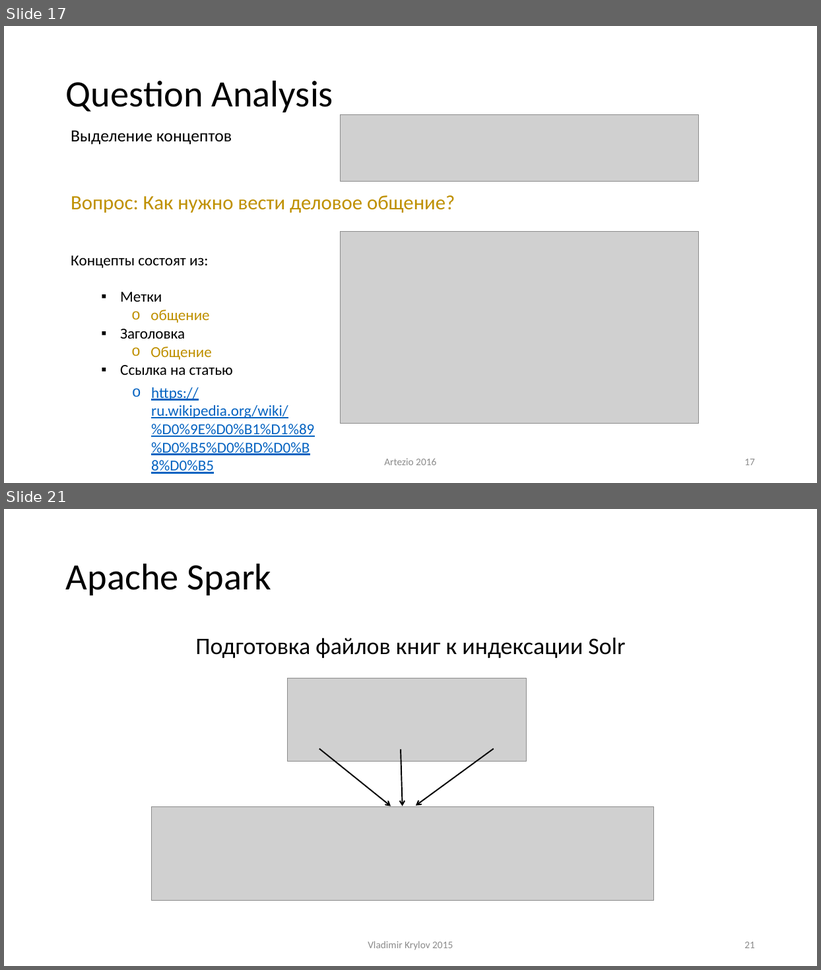
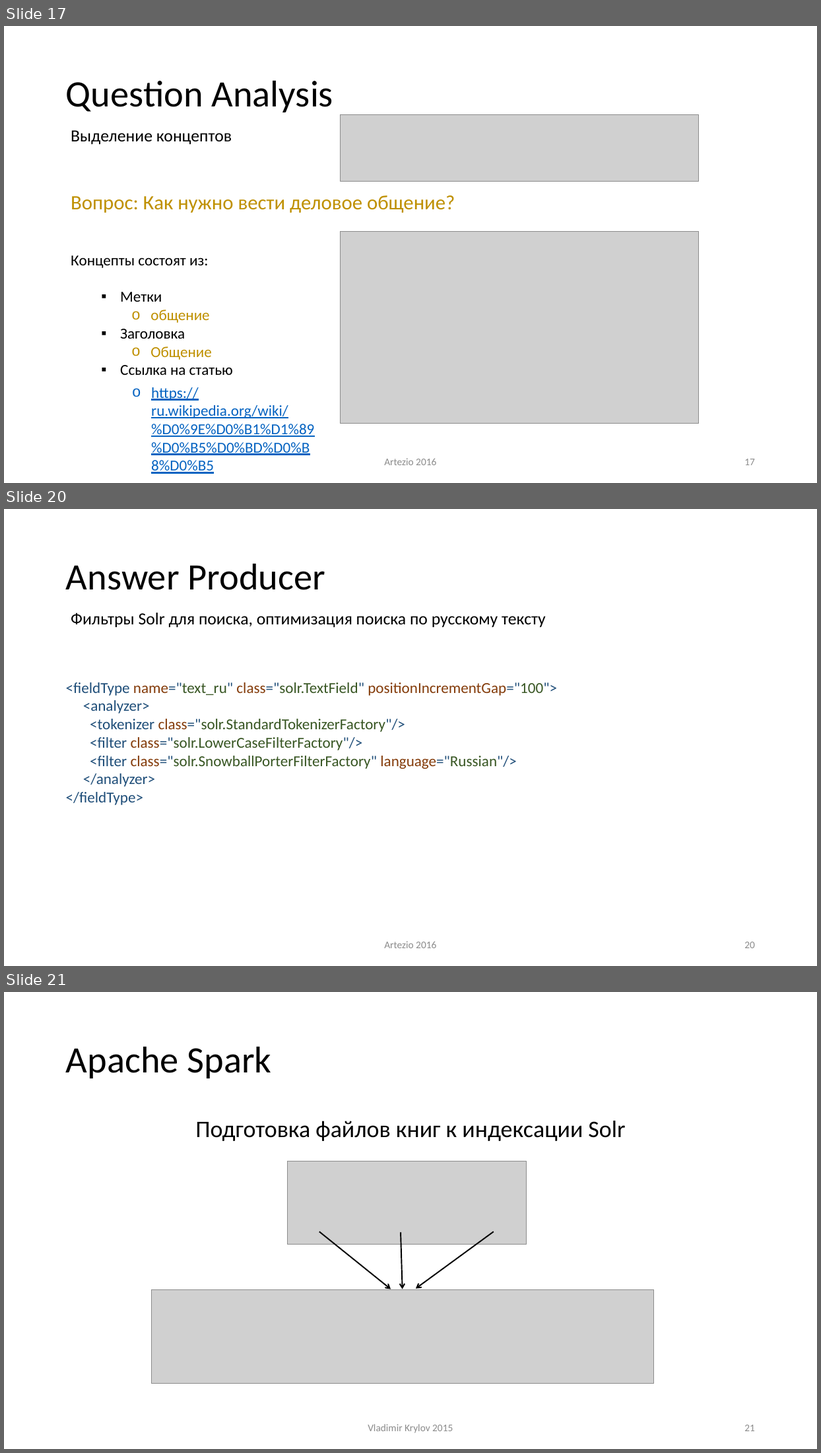
Before and after one commit to ike3/yodaqa, a slide deck: doc/Presentation.pptx. Shown one above the other, each under a label of ours: slides 17 and 21 before the commit, slides 17, 20 and 21 after it; the slides between them are not shown. The pictures are 821x970 and 821x1453 pixels, drawn with LibreOffice and Linux fonts; fonts in the diff are those of the drawing; grey boxes stand for pictures. Boxes give left, top, right and bottom in pixels: in the first picture for what was removed or moved away, otherwise in the second. Text is boxed around its words. In the diff, an @@ line names an element or a change of style, - is before the commit and + after.

```diff
--- a/doc/Presentation.pptx
+++ b/doc/Presentation.pptx
@@ slide 20 added at [4, 509, 817, 966], background #FFFFFF @@
@@ title added at [66, 563, 325, 590], 44 pt, text #000000 @@
+Answer Producer
@@ text added at [71, 613, 546, 628], 20 pt, text #000000 @@
+Фильтры Solr для поиска, оптимизация поиска по русскому тексту
@@ text added at [66, 683, 557, 805], 18 pt, text #385723 @@
+<fieldType name="text_ru" class="solr.TextField" positionIncrementGap="100">
+<analyzer>
+<tokenizer class="solr.StandardTokenizerFactory"/>
+<filter class="solr.LowerCaseFilterFactory"/>
+<filter class="solr.SnowballPorterFilterFactory" language="Russian"/>
+</analyzer>
+</fieldType>
@@ text added at [384, 941, 436, 949], 12 pt, text #8C8C8C @@
+Artezio 2016
@@ page number added at [745, 942, 755, 949], 12 pt, text #8C8C8C @@
+20
```
Also in this commit, not shown: 2 other slides added.
